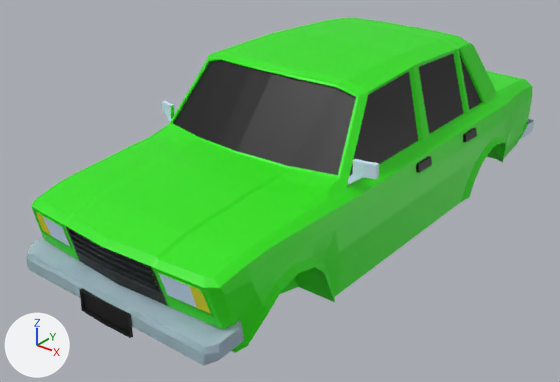
The Blender file Meshes/LADA07.blend, before and after one commit.
One viewpoint serves both versions: a 50 mm camera at (5.42, -10.83, 6.57) aimed at (-1.91, -1.66, 0.89). Arrows for +X, +Y and +Z are at lower left; the lights stay in place. The first picture is the older version.

In view in the first picture: 'VAZ 2107'.
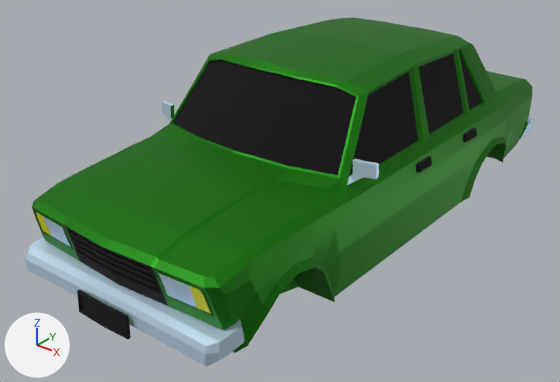
The edits, one by one:
In material 'Windows' (mat_windows), roughness goes from 0.5 to 1.0.
Material 'Body' (mat_body) changes colour from green #2be700 to green #187d01; in linear values from (0.0242, 0.8, 0.0) to (0.00937, 0.205, 0.000155).
In material 'Body' (mat_body), metallic goes from 0.0 to 0.686.
In material 'Silver' (mat_silver), metallic goes from 0.0 to 0.58.
me_vert_013 is used by ob_vaz_2107; location (-1.55, -0.85, 1.52); rotation (1.571, 0.0, 0.0), in degrees (90, 0, 0); scale (3.4, 3.4, 3.4).
me_vert_013 had 1513 vertices, 1454 faces and spanned x -0.61..0.61, y -0.31..0.52, z -1.5..1.44.
me_vert_013 now has 1513 vertices, 1454 faces and spans x -0.61..0.61, y -0.31..0.52, z -1.5..1.45.
me_vert_013 part 1: 24 of 1513 vertices moved; they spanned x -0.55..0.55, y -0.25..-0.13, z 1.2..1.42 and now span x -0.54..0.53, y -0.26..-0.13, z 1.2..1.41; mean shift (0.0, 0.0, 0.0); largest move (0.53, -0.22, 1.23) -> (0.52, -0.2, 1.27).
Other edits to the shape of me_vert_013 do not show in these pictures.

What differs and where, as boxes (x1, y1, x2, y2) in the pictures (560 x 382 px; the box of a moved part takes in the faces that stretch with it):
'VAZ 2107', surface changed, recoloured, reshaped (darker)
    before: (26, 17, 534, 366)
    after: (25, 17, 534, 366)
part 1 of me_vert_013, moved or reshaped
    before: (28, 238, 244, 360)
    after: (28, 237, 244, 366)
